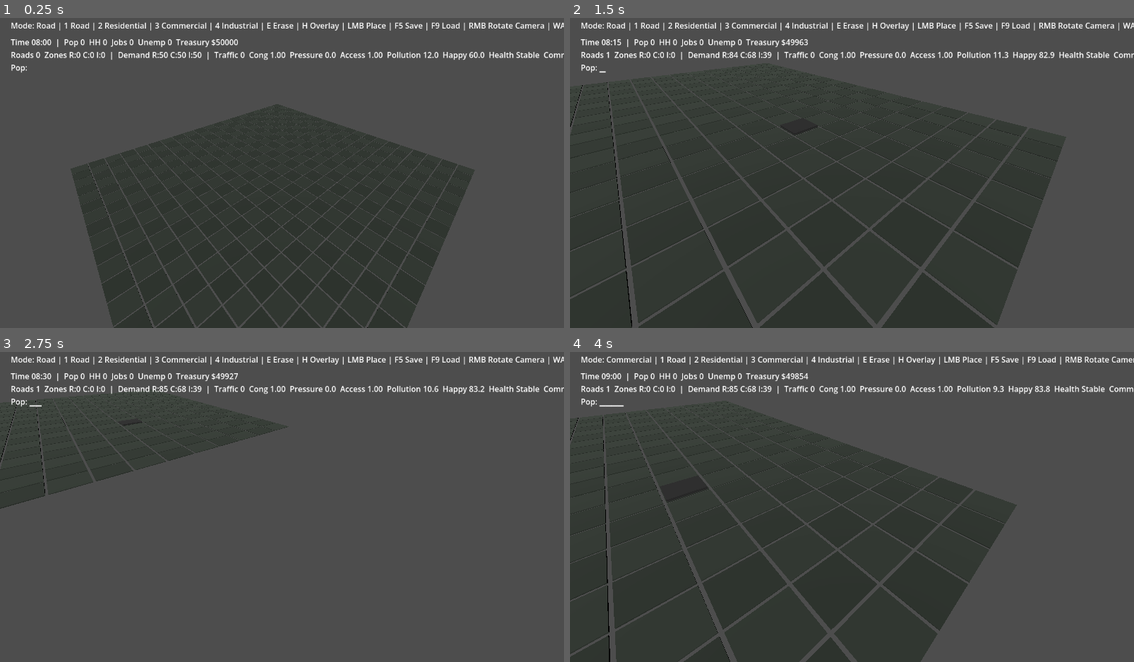
Above: before the commit, frames 1-4 (two rows, left to right).
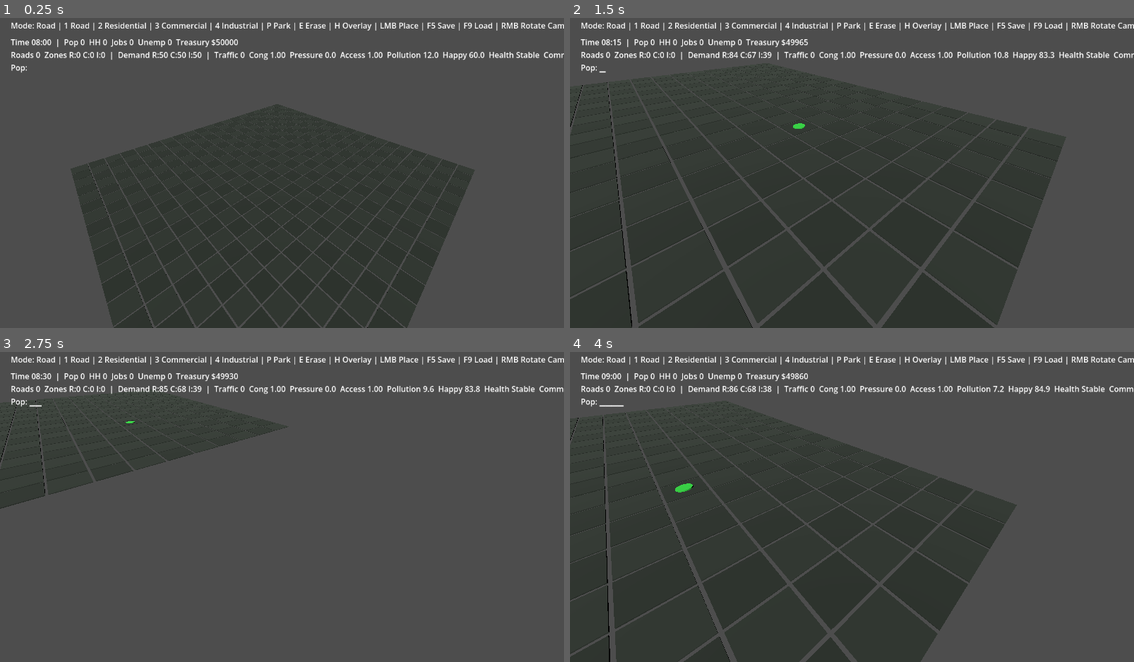
Above: after the commit, the same moments.

Repository: Jose04BN/CitySimGodot
Game: Godot game, scene res://scenes/Main.tscn
Two runs of this game, one before a commit and one after it. Both use one fixed random seed, a clock stepped at 60 frames per second and the inputs below.
Inputs (mouse positions are in pixels of both pictures, inside the frame that each line leads up to):
- Up to frame 1 (0.25 s): no input
- Up to frame 2 (1.5 s): tap Enter at 0.5 s; move the mouse to (976, 154) at 0.52 s; hold D 0.53-1.28 s; tap P at 0.6, 1.35 s; click (976, 154) at 0.67 s; move the mouse to (739, 185) at 1.27 s; hold S from 1.28 s (still down)
- Up to frame 3 (2.75 s): move the mouse to (338, 432) at 2.02 s; release S at 2.03 s; hold D from 2.03 s (still down); tap 1 at 2.1 s; tap P at 2.3 s
- Up to frame 4 (4 s): move the mouse to (823, 565) at 2.77 s; release D at 2.78 s; hold W 2.78-3.53 s; tap 2 at 2.85 s; click (823, 565) at 2.92 s; tap P at 3.05, 3.8 s; move the mouse to (1021, 550) at 3.52 s; hold A from 3.53 s (still down); tap 3 at 3.6 s

The runs differ from the first frame. In frame 1, 0.6% of the frame differs, in the area x 47-100%, y 1-5%; in frame 2, 0.7%; in frame 3, 1.0%; in frame 4, 1.3%, in the area x 6-100%, y 1-46%.

Commit message:
Add parks (placeable) and have parks reduce pollution

Diff:
--- a/scripts/BuildController.gd
+++ b/scripts/BuildController.gd
@@ -8,7 +8,8 @@
 	RESIDENTIAL,
 	COMMERCIAL,
 	INDUSTRIAL,
-	ERASE
+	ERASE,
+	PARK
 }
 
 @export var grid_path: NodePath
@@ -30,6 +31,7 @@
 
 var _road_tiles: Dictionary = {}
 var _zone_tiles: Dictionary = {}
+var _park_tiles: Dictionary = {}
 
 func _ready() -> void:
 	_grid = get_node(grid_path)
@@ -58,6 +60,8 @@
 			_mode = BuildMode.INDUSTRIAL
 		KEY_E:
 			_mode = BuildMode.ERASE
+		KEY_P:
+			_mode = BuildMode.PARK
 		KEY_H:
 			_pollution_overlay_visible = not _pollution_overlay_visible
 			_refresh_pollution_overlay()
@@ -99,6 +103,8 @@
 			_place_zone(cell, BuildMode.INDUSTRIAL)
 		BuildMode.ERASE:
 			_erase_cell(cell)
+		BuildMode.PARK:
+			_place_park(cell)
 
 func _place_road(cell: Vector2i) -> void:
 	var key := _cell_key(cell)
@@ -127,6 +133,35 @@
 		_zone_tiles[key] = zone
 
 	zone.call("set_zone", int(zone_type))
+
+func _place_park(cell: Vector2i) -> void:
+	var key := _cell_key(cell)
+	if _park_tiles.has(key):
+		return
+
+	_erase_zone(cell)
+	_erase_road(cell)
+
+	var world_pos: Vector3 = _grid.call("cell_to_world", cell)
+	var park := MeshInstance3D.new()
+	var pm := CylinderMesh.new()
+	pm.top_radius = 0.4
+	pm.bottom_radius = 0.4
+	pm.height = 0.06
+	park.mesh = pm
+	var mat := StandardMaterial3D.new()
+	mat.albedo_color = Color(0.18, 0.82, 0.24)
+	mat.roughness = 1.0
+	park.material_override = mat
+	park.position = world_pos + Vector3(0.0, 0.06, 0.0)
+	_zones_parent.add_child(park)
+	_park_tiles[key] = park
+
+func get_parks() -> Array:
+	var out: Array = []
+	for key in _park_tiles.keys():
+		out.append(_key_to_cell(str(key)))
+	return out
 
 func set_zone_level(cell: Vector2i, level: int) -> void:
 	var key := _cell_key(cell)
@@ -148,6 +183,7 @@
 func _erase_cell(cell: Vector2i) -> void:
 	_erase_road(cell)
 	_erase_zone(cell)
+	_erase_park(cell)
 
 func _erase_road(cell: Vector2i) -> void:
 	var key := _cell_key(cell)
@@ -164,6 +200,14 @@
 	var zone: Node3D = _zone_tiles[key]
 	zone.queue_free()
 	_zone_tiles.erase(key)
+
+func _erase_park(cell: Vector2i) -> void:
+	var key := _cell_key(cell)
+	if not _park_tiles.has(key):
+		return
+	var park: Node3D = _park_tiles[key]
+	park.queue_free()
+	_park_tiles.erase(key)
 
 func _cell_key(cell: Vector2i) -> String:
 	return str(cell.x) + ":" + str(cell.y)
@@ -185,7 +229,7 @@
 		BuildMode.ERASE:
 			mode_text = "Erase"
 
-	_hud_label.text = "Mode: %s | 1 Road | 2 Residential | 3 Commercial | 4 Industrial | E Erase | H Overlay | LMB Place | F5 Save | F9 Load | RMB Rotate Camera | WASD Move" % mode_text
+	_hud_label.text = "Mode: %s | 1 Road | 2 Residential | 3 Commercial | 4 Industrial | P Park | E Erase | H Overlay | LMB Place | F5 Save | F9 Load | RMB Rotate Camera | WASD Move" % mode_text
 
 func save_city() -> void:
 	var roads: Array = []
@@ -205,6 +249,12 @@
 	emit_signal("about_to_save", payload)
 	var file := FileAccess.open(save_file_path, FileAccess.WRITE)
 	if file:
+		# include parks in saved payload
+		var parks: Array = []
+		for key in _park_tiles.keys():
+			var cell := _key_to_cell(str(key))
+			parks.append({"x": cell.x, "y": cell.y})
+		payload["parks"] = parks
 		file.store_string(JSON.stringify(payload))
 
 func load_city() -> void:
@@ -233,6 +283,11 @@
 		_place_zone(cell, zone_type as BuildMode)
 		var level := int(entry.get("level", 1))
 		set_zone_level(cell, level)
+
+	# restore parks if present
+	for p in payload.get("parks", []):
+		var pc := Vector2i(int(p.get("x", 0)), int(p.get("y", 0)))
+		_place_park(pc)
 
 	emit_signal("city_loaded", payload)
 
--- a/scripts/CitySimulation.gd
+++ b/scripts/CitySimulation.gd
@@ -93,6 +93,16 @@
 
 	_pollution = clampf(_pollution + float(ind_zones) * 0.5 + float(_vehicle_count) * 0.12 - float(roads) * 0.08 - 0.6, 0.0, 100.0)
 	_happiness = clampf(70.0 + _commute_access_score * 18.0 - _traffic_pressure * 0.5 - _pollution * 0.45, 0.0, 100.0)
+
+	# Parks reduce pollution and raise happiness
+	if _build_controller != null:
+		var parks_variant: Variant = _build_controller.call("get_parks")
+		if typeof(parks_variant) == TYPE_ARRAY:
+			var park_count: int = int(parks_variant.size())
+			_pollution = clampf(_pollution - float(park_count) * 0.6, 0.0, 100.0)
+			_happiness = clampf(_happiness + float(park_count) * 0.4, 0.0, 100.0)
+
+	_update_health_state()
 	_update_health_state()
 
 	var desired_population: int = mini(res_capacity, int(float(jobs_capacity) * (0.9 + _happiness * 0.004) * commute_bonus))
